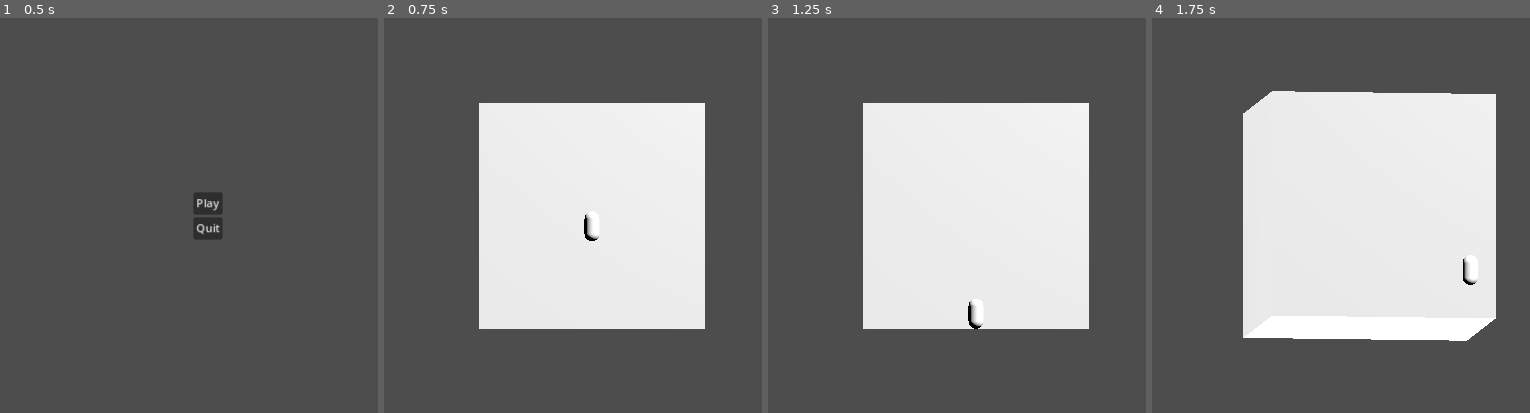
Above: before the commit, frames 1-4 (left to right).
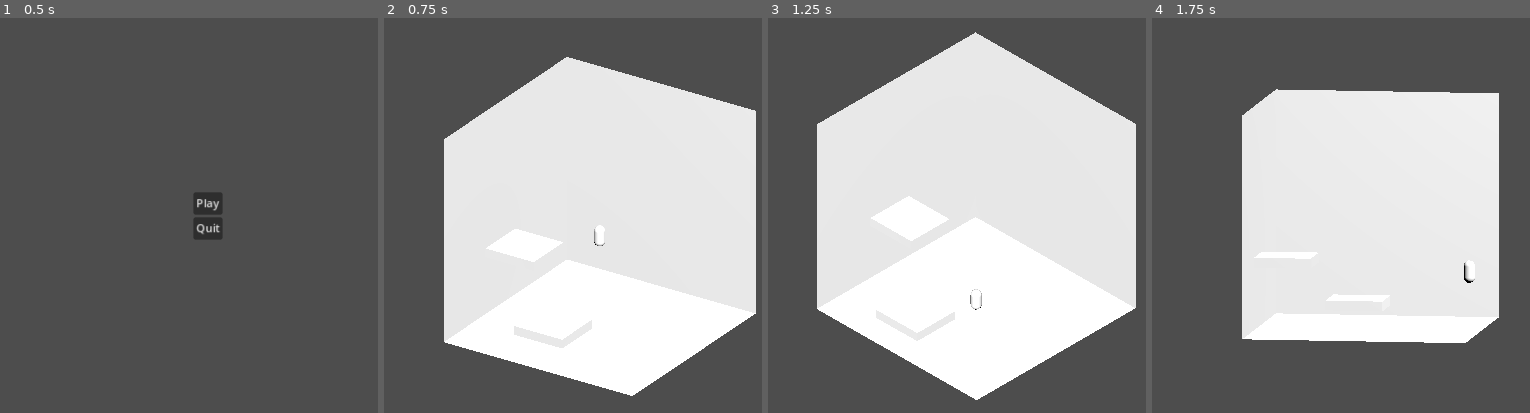
Above: after the commit, the same moments.

Repository: Notebooked/Bullet-Hell-Game-Jam-2023
Game: Godot game, scene res://Scenes/Menu.tscn
Same seed, same stepped clock (60 frames per second), same inputs: the game is played once before the commit and once after it.
Inputs:
- Up to frame 1 (0.5 s): no input
- Up to frame 2 (0.75 s): click "Play" at 0.5 s
- Up to frame 3 (1.25 s): no input
- Up to frame 4 (1.75 s): hold D (right) from 1.28 s (still down); hold 1 from 1.28 s (still down); tap Space (jump) at 1.52 s; tap 2 at 1.55 s

Frame 1 is identical in both runs. In frame 2, 23% of the frame differs, in the area x 15-99%, y 9-96%; in frame 3, 25%, in the area x 12-98%, y 3-97%; in frame 4, 1.2%.

Commit message:
fwesfwerfwe

Diff:
--- a/Scenes/BaseLevel.tscn
+++ b/Scenes/BaseLevel.tscn
@@ -1,7 +1,8 @@
-[gd_scene load_steps=5 format=3 uid="uid://beyh1wylpvfha"]
+[gd_scene load_steps=6 format=3 uid="uid://cutbt6450n1p1"]
 
-[ext_resource type="PackedScene" uid="uid://1vghqq28n1sd" path="res://Scenes/Player.tscn" id="1_7ir5e"]
-[ext_resource type="Script" path="res://Scenes/Camera.gd" id="1_yqn7s"]
+[ext_resource type="PackedScene" uid="uid://danuk7irbmoq6" path="res://Scenes/Player.tscn" id="1_7ir5e"]
+[ext_resource type="Script" path="res://Scripts/Camera.gd" id="2_7u7qs"]
+[ext_resource type="Script" path="res://Scripts/Phases.gd" id="3_bb4ch"]
 
 [sub_resource type="BoxShape3D" id="BoxShape3D_wjgcc"]
 
@@ -47,10 +48,13 @@
 projection = 1
 current = true
 size = 29.9393
-script = ExtResource("1_yqn7s")
+script = ExtResource("2_7u7qs")
 
 [node name="DirectionalLight3D" type="DirectionalLight3D" parent="."]
 transform = Transform3D(0.707107, -0.5, 0.5, 0, 0.707107, 0.707107, -0.707107, -0.5, 0.5, 10, 10, 10)
 light_energy = 5.586
 light_indirect_energy = 5.28
 sky_mode = 1
+
+[node name="Phases" type="Node3D" parent="."]
+script = ExtResource("3_bb4ch")
--- a/Scenes/Level1.tscn
+++ b/Scenes/Level1.tscn
@@ -1,5 +1,29 @@
-[gd_scene load_steps=2 format=3 uid="uid://drunnwfbt2ot5"]
+[gd_scene load_steps=4 format=3 uid="uid://drunnwfbt2ot5"]
 
-[ext_resource type="PackedScene" uid="uid://beyh1wylpvfha" path="res://Scenes/BaseLevel.tscn" id="1_0aqqp"]
+[ext_resource type="PackedScene" uid="uid://cutbt6450n1p1" path="res://Scenes/BaseLevel.tscn" id="1_0aqqp"]
+[ext_resource type="Script" path="res://Scripts/Phase.gd" id="2_j5wrq"]
+[ext_resource type="PackedScene" uid="uid://dfpnn3yrdp4ws" path="res://Scenes/Platform.tscn" id="3_04kkp"]
 
 [node name="Level1" instance=ExtResource("1_0aqqp")]
+
+[node name="Phase1" type="Node3D" parent="Phases" index="0"]
+script = ExtResource("2_j5wrq")
+timed = true
+camera_preset = 2
+
+[node name="Platform" parent="Phases/Phase1" index="0" instance=ExtResource("3_04kkp")]
+transform = Transform3D(3.8346, 0, 0, 0, 0.650602, 0, 0, 0, 3.61088, 0, -5.13823, 5.6881)
+
+[node name="Platform2" parent="Phases/Phase1" index="1" instance=ExtResource("3_04kkp")]
+transform = Transform3D(3.8346, 0, 0, 0, 0.650602, 0, 0, 0, 3.61088, -5.57298, -2.95006, 0.624452)
+
+[node name="Phase2" type="Node3D" parent="Phases" index="1"]
+script = ExtResource("2_j5wrq")
+timed = true
+camera_preset = 2
+
+[node name="Platform" parent="Phases/Phase2" index="0" instance=ExtResource("3_04kkp")]
+transform = Transform3D(3.8346, 0, 0, 0, 0.650602, 0, 0, 0, 3.61088, 0, 1.08024, -5.68358)
+
+[node name="Platform2" parent="Phases/Phase2" index="1" instance=ExtResource("3_04kkp")]
+transform = Transform3D(3.8346, 0, 0, 0, 0.650602, 0, 0, 0, 3.61088, -5.57298, -2.95006, 0.624452)
--- a/Scenes/Menu.tscn
+++ b/Scenes/Menu.tscn
@@ -1,6 +1,6 @@
-[gd_scene load_steps=2 format=3 uid="uid://b83dew1s5vk4h"]
+[gd_scene load_steps=2 format=3 uid="uid://cbhdw8r72qb55"]
 
-[ext_resource type="Script" path="res://Scenes/Menu.gd" id="1_mnpd2"]
+[ext_resource type="Script" path="res://Scripts/Menu.gd" id="1_l75d5"]
 
 [node name="Menu" type="Control"]
 layout_mode = 3
@@ -9,7 +9,7 @@
 anchor_bottom = 1.0
 grow_horizontal = 2
 grow_vertical = 2
-script = ExtResource("1_mnpd2")
+script = ExtResource("1_l75d5")
 
 [node name="VBoxContainer" type="VBoxContainer" parent="."]
 layout_mode = 1
--- /dev/null
+++ b/Scenes/PhasePart.gd
@@ -0,0 +1,16 @@
+extends StaticBody3D
+
+# Called when the node enters the scene tree for the first time.
+func phase_disabled():
+	for child in get_children():
+		if is_instance_of(child, CollisionShape3D):
+			child.disabled = true
+		if is_instance_of(child, MeshInstance3D):
+			child.visible = false
+
+func phase_enabled():
+	for child in get_children():
+		if is_instance_of(child, CollisionShape3D):
+			child.disabled = false
+		if is_instance_of(child, MeshInstance3D):
+			child.visible = true
--- /dev/null
+++ b/Scenes/Platform.tscn
@@ -0,0 +1,16 @@
+[gd_scene load_steps=4 format=3 uid="uid://dfpnn3yrdp4ws"]
+
+[ext_resource type="Script" path="res://Scenes/PhasePart.gd" id="1_qmg25"]
+
+[sub_resource type="BoxShape3D" id="BoxShape3D_qn4vs"]
+
+[sub_resource type="BoxMesh" id="BoxMesh_amugq"]
+
+[node name="Platform" type="StaticBody3D"]
+script = ExtResource("1_qmg25")
+
+[node name="CollisionShape3D" type="CollisionShape3D" parent="."]
+shape = SubResource("BoxShape3D_qn4vs")
+
+[node name="MeshInstance3D" type="MeshInstance3D" parent="."]
+mesh = SubResource("BoxMesh_amugq")
--- a/Scenes/Player.tscn
+++ b/Scenes/Player.tscn
@@ -1,13 +1,14 @@
-[gd_scene load_steps=4 format=3 uid="uid://1vghqq28n1sd"]
+[gd_scene load_steps=4 format=3 uid="uid://danuk7irbmoq6"]
 
-[ext_resource type="Script" path="res://Scenes/Player.gd" id="1_g13kg"]
+[ext_resource type="Script" path="res://Scripts/Player.gd" id="1_x0vod"]
 
 [sub_resource type="CapsuleShape3D" id="CapsuleShape3D_emaet"]
 
 [sub_resource type="CapsuleMesh" id="CapsuleMesh_43qsl"]
 
 [node name="Player" type="CharacterBody3D"]
-script = ExtResource("1_g13kg")
+transform = Transform3D(0.75, 0, 0, 0, 0.75, 0, 0, 0, 0.75, 0, 0, 0)
+script = ExtResource("1_x0vod")
 
 [node name="CollisionShape3D" type="CollisionShape3D" parent="."]
 shape = SubResource("CapsuleShape3D_emaet")
--- a/Scenes/Camera.gd
+++ b/Scripts/Camera.gd
@@ -5,23 +5,35 @@
 
 var lerp_value = 0.125
 
+var rotation_mode = 1
+
 # Called when the node enters the scene tree for the first time.
 func _ready():
 	target_position = position
 
+func set_preset(preset):
+	if preset == 1:
+		target_position = Vector3(0,0,25)
+		target_rotation = Vector3(0,0,0)
+		rotation_mode = 1
+	if preset == 2:
+		target_position = Vector3(1,1,1).normalized() * 25
+		var angle = rad_to_deg(Vector3(1,1,1).angle_to(Vector3(1,1,0)))
+		target_rotation = Vector3(-angle,45,0)
+		rotation_mode = 2
+	if preset == 3:
+		target_position = Vector3(0,25,0)
+		target_rotation = Vector3(-90,0,0)
+		rotation_mode = 3
 
 # Called every frame. 'delta' is the elapsed time since the previous frame.
 func _process(delta):
 	if Input.is_key_pressed(KEY_1):
-		target_position = Vector3(0,0,25)
-		target_rotation = Vector3(0,0,0)
+		set_preset(1)
 	if Input.is_key_pressed(KEY_2):
-		target_position = Vector3(1,1,1).normalized() * 25
-		var angle = rad_to_deg(Vector3(1,1,1).angle_to(Vector3(1,1,0)))
-		target_rotation = Vector3(-angle,45,0)
+		set_preset(2)
 	if Input.is_key_pressed(KEY_3):
-		target_position = Vector3(0,25,0)
-		target_rotation = Vector3(-90,0,0)
+		set_preset(3)
 
 	position = lerp(position, target_position, lerp_value)
 	rotation_degrees = lerp(rotation_degrees, target_rotation, lerp_value)
--- /dev/null
+++ b/Scripts/Phase.gd
@@ -0,0 +1,47 @@
+extends Node3D
+
+var time_while_activated = 0.0
+
+var activated = false
+
+@export var timed = false
+@export var time_until_deactivation = 5.0
+
+@export var camera_preset = 0 #0 is Use custom
+@export var custom_camera_position_target = Vector3()
+@export var custom_camera_rotation_target = Vector3()
+
+# Called when the node enters the scene tree for the first time.
+func phase_activate():
+	activated = true
+
+	for child in self.get_children():
+		child.phase_enabled()
+
+	var camera: Camera3D = get_node("../../Camera")
+	if camera_preset == 0:
+		camera.target_position = custom_camera_position_target
+		camera.target_rotation = custom_camera_rotation_target
+	else:
+		camera.set_preset(camera_preset)
+
+# Called when the node enters the scene tree for the first time.
+func phase_deactivate():
+	activated = false
+
+	for child in self.get_children():
+		child.phase_disabled()
+
+
+# Called every frame. 'delta' is the elapsed time since the previous frame.
+func _ready():
+	self.phase_deactivate()
+
+func _process(delta):
+	if activated:
+		time_while_activated += delta
+
+		if timed and time_while_activated >= time_until_deactivation:
+			print(true)
+			var phases = get_parent()
+			phases.next_phase()
--- /dev/null
+++ b/Scripts/Phases.gd
@@ -0,0 +1,23 @@
+extends Node3D
+
+var current_phase = 0
+
+func get_current_phase_node():
+	var path = "Phase" + str(current_phase)
+	if has_node(path):
+		return get_node(path)
+	return null
+
+func next_phase():
+	if get_current_phase_node() != null: get_current_phase_node().phase_deactivate()
+
+	current_phase += 1
+
+	if get_current_phase_node() == null:
+		return #END GAME HJERE!!!!!!!!!!!!
+
+	get_current_phase_node().phase_activate()
+
+# Called every frame. 'delta' is the elapsed time since the previous frame.
+func _ready():
+	next_phase()
--- a/Scenes/Player.gd
+++ b/Scripts/Player.gd
@@ -16,12 +16,12 @@
 		velocity.y -= GRAVITY * delta
 
 	# Handle Jump.
-	if Input.is_action_just_pressed("jump") and is_on_floor():
+	if Input.is_action_just_pressed("jump") and is_on_floor() and camera.rotation_mode != 3:
 		velocity.y = JUMP_VELOCITY
 
 	# Get the input direction and handle the movement/deceleration.
-	# As good practice, you should replace UI actions with custom gameplay actions.
 	var input_dir = Input.get_vector("left", "right", "up", "down")
+	if camera.rotation_mode == 1: input_dir.y = 0
 	var direction = (Vector3(input_dir.x, 0, input_dir.y)).rotated(Vector3.UP,camera.rotation.y).normalized()
 	if direction:
 		velocity.x = direction.x * SPEED
Renamed: Scenes/Menu.gd -> Scripts/Menu.gd
